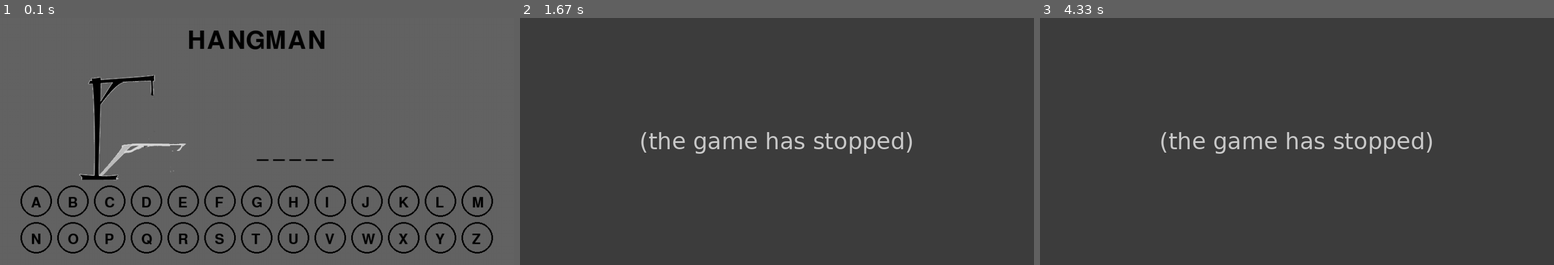
Above: before the commit, frames 1-3 (left to right).
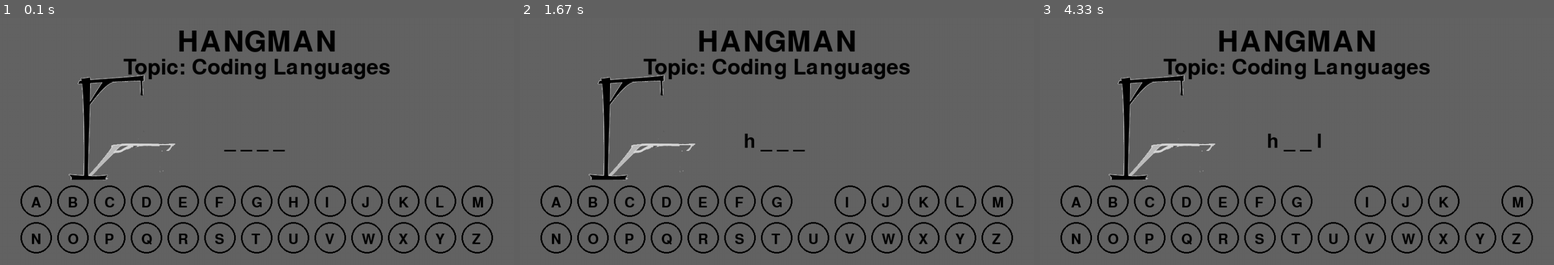
Above: after the commit, the same moments.

Repository: Chess-Dude/Hangman-Game-V3
Game: pygame game, started from HangmanGUI.py
The game is run twice, just before and just after one commit, with the same random seed, the same clock (stepped at 60 frames per second) and the same inputs.
Inputs (mouse positions are in pixels of both pictures, inside the frame that each line leads up to):
- Up to frame 1 (0.1 s): no input
- Up to frame 2 (1.67 s): click (828, 195) at 0.88 s
- Up to frame 3 (4.33 s): click (1476, 205) at 4.22 s

The runs differ from the first frame. In frame 1, 5.0% of the frame differs, in the area x 13-76%, y 5-66%; in frame 2, 98%; in frame 3, 98%, in the area x 0-100%, y 0-100%.
Error before the commit: IndexError: list index out of range (HangmanGUI.py line 63); the game stopped at 0.9 s (later frames are placeholders)

Commit message:
updated word list and added topic statement. System message Not functional.

Diff:
--- a/GameProgressModule.py
+++ b/GameProgressModule.py
@@ -12,12 +12,12 @@
     Takes input from player. Processes the input, formats the output text.
     """
 
-
     def __init__(self):
         self.players_guess = ""
         self.players_incorrect_guess = []
         self.players_correct_guess = []
         self.word_progress = ""
+        self.system_message = ""
 
 
     def get_players_guess(self, players_guess):
@@ -82,7 +82,7 @@
             self.players_correct_guess.append(players_guess)
             if len(self.players_correct_guess) == len(set(selected_word.lower())):
                 print("Word Progress: ", selected_word)
-                print("GG, you guessed all the letters sucessfully! You win!")
+                self.system_message = ("GG, you guessed all the letters sucessfully! You win!")
                 exit()
 
             else:
@@ -92,13 +92,14 @@
         else:
             self.players_incorrect_guess.append(players_guess)
             if len(self.players_incorrect_guess) == 6:
-                print("You have hit 6 wrong guesses - you hanged the man! GG")
+                print(self.players_incorrect_guess)
+                self.system_message = ("You have hit 6 wrong guesses - you hanged the man! GG")
                 print(selected_word, self.players_correct_guess, self.players_incorrect_guess)
                 exit()
 
             elif 0 < len(self.players_incorrect_guess) < 6:
-                print("Incorrect guess. Guess again!")
+                self.system_message = ("Incorrect guess. Guess again!")
 
             else:
-                print("the program ran into some error during the incorrect_guess evaluation")
+                self.system_message = ("the program ran into some error during the incorrect_guess evaluation")
                 exit()
--- a/HangmanGUI.py
+++ b/HangmanGUI.py
@@ -17,11 +17,12 @@
 FPS = 30
 
 # Declaring font types
-TITLE_FONT = pygame.font.SysFont('comicsans', 70)
+TITLE_FONT = pygame.font.SysFont('comicsans', 80)
+SUB_TITLE_FONT = pygame.font.SysFont('comicsans', 60)
 WORD_FONT = pygame.font.SysFont('comicsans', 55)
 LETTER_FONT_SIZE = 40
 LETTER_FONT = pygame.font.SysFont('comicsans', LETTER_FONT_SIZE)
-
+SYSTEM_FONT_MESSAGE = pygame.font.SysFont('comicsans', 30)
 
 # setting up color objects
 WHITE = (0, 0, 0)
@@ -51,17 +52,16 @@
 
 def load_hangman_images(DISPLAYSURF, players_incorrect_guess):
     """
-    Import hangman images
-    """
-    # players_incorrect_guess is a list of incorrect guesses from the GameProgressModule class/file, which was imported and
-    # passed as a parameter to this function
+    Importing and blitting hangman images
+    """
+
     hangman_image_list = []
     hangman_status = len(players_incorrect_guess)
     for i in range(7):
         hangman_image = pygame.image.load("hangman" + str(i) + ".png")
         hangman_image_list.append(hangman_image)
-        DISPLAYSURF.blit(hangman_image_list[hangman_status], (150, 100))
-
+        print(hangman_status) # do not forget to remove
+        DISPLAYSURF.blit(hangman_image_list[hangman_status], (130, 100))
 
 
 def draw_letters(DISPLAYSURF, letters_to_print):
@@ -135,19 +135,28 @@
         return None
 
 
-def refresh_screen(DISPLAYSURF, letters_to_print, word_progress, players_incorrect_guess):
-    """
+def refresh_screen(DISPLAYSURF, letters_to_print, word_progress, players_incorrect_guess, selected_topic, system_message):
+    """
+    refreshes screen
     """
 
     # Loading Background Images
     # DISPLAYSURF.blit(BACKGROUND, (0, 0))
     DISPLAYSURF.fill((100, 100, 100))
 
-    # Printing Title
-    text = TITLE_FONT.render("HANGMAN", 1, BLACK)
-    DISPLAYSURF.blit(text, (WIDTH/2 - text.get_width()/2, 20))
-    text = WORD_FONT.render(word_progress, 1, BLACK)
-    DISPLAYSURF.blit(text, (WIDTH / 2, HEIGHT / 2))
+    # Printing Text
+    title_text = TITLE_FONT.render("HANGMAN", 1, BLACK)
+    DISPLAYSURF.blit(title_text, (WIDTH/2 - title_text.get_width()/2, 20))
+
+    word_text = WORD_FONT.render(word_progress, 1, BLACK)
+    DISPLAYSURF.blit(word_text, word_text.get_rect(center = DISPLAYSURF.get_rect().center))
+
+    sub_title_text = SUB_TITLE_FONT.render(("Topic: " + selected_topic), 1, BLACK)
+    DISPLAYSURF.blit(sub_title_text, (WIDTH/2 - sub_title_text.get_width()/2, 75))
+
+    system_message_text = SYSTEM_FONT_MESSAGE.render(system_message, 1, BLACK)
+    DISPLAYSURF.blit(system_message_text, (WIDTH/2 - sub_title_text.get_width()/2, 100))
+
 
     load_hangman_images(DISPLAYSURF, players_incorrect_guess)
     draw_letters(DISPLAYSURF, letters_to_print)
@@ -164,13 +173,11 @@
     game_progress_obj.updating_progress(word_selection_obj.selected_word)
 
     # Assign FPS a value
-
     frame_per_sec = pygame.time.Clock()
 
 
     # Setup a 979x472 pixel display with caption
     # set the screen size according to the background image proportions.
-
     DISPLAYSURF = pygame.display.set_mode(size=(WIDTH, HEIGHT))
     pygame.display.set_caption("Hangman")
 
@@ -180,9 +187,8 @@
         letters_to_print[chr(65 + letter)] = True
 
 
-    refresh_screen(DISPLAYSURF, letters_to_print, game_progress_obj.word_progress, game_progress_obj.players_incorrect_guess)
+    refresh_screen(DISPLAYSURF, letters_to_print, game_progress_obj.word_progress, game_progress_obj.players_incorrect_guess, word_selection_obj.selected_topic, game_progress_obj.system_message)
     pygame.display.update()
-
 
     while True:
         # Run game
@@ -207,13 +213,8 @@
                 game_progress_obj.evaluating(word_selection_obj.selected_word, player_guess.lower())
                 game_progress_obj.updating_progress(word_selection_obj.selected_word)
 
-        refresh_screen(DISPLAYSURF, letters_to_print, game_progress_obj.word_progress, game_progress_obj.players_incorrect_guess)
+        refresh_screen(DISPLAYSURF, letters_to_print, game_progress_obj.word_progress, game_progress_obj.players_incorrect_guess, word_selection_obj.selected_topic, game_progress_obj.system_message)
         frame_per_sec.tick(FPS)
 
 if __name__ == "__main__":
     main()
-
-# if len (incorrect guesses) == 1
-# print hangman1 file
-
-# create function that prints out the "hanged man", takes arguments of # of incorrect guesses made
--- a/TopicDictionary.json
+++ b/TopicDictionary.json
@@ -1,6 +1,9 @@
 {
     "Computer Parts": ["keyboard", "monitor", "motherboard", "cpu", "psu", "mouse", "cooler", "ram", "battery"],
-    "Coding": ["list", "string", "integer", "float", "set", "dictionary", "variable", "python", "javascript", "css", "html"],
-    "Furniture": ["couch", "chair", "television", "table", "desk", "bookshelf"],
-    "Food": ["banana", "potato", "toast", "rice", "delicious", "carrot", "cake", "tiramisu", "yummy"]
+    "data structures": ["list", "string", "integer", "float", "set", "dictionary", "variable"],
+    "Operating Systems": ["windows", "mac", "linux"],
+    "File Safety": ["bluetooth", "wireles", "data", "viruses"],
+    "File Types": ["jpeg", "png", "zip", "gif", "tif", "psd", "cdr", "csv", "doc", "docx", "mp4", "mp3", "mov", "wav"],
+    "Storage Memory": ["hdd", "cd", "dvd", "flash", "memory", "ram"],
+    "Coding Languages": ["python", "html", "javascript", "css", "html"]
 }
